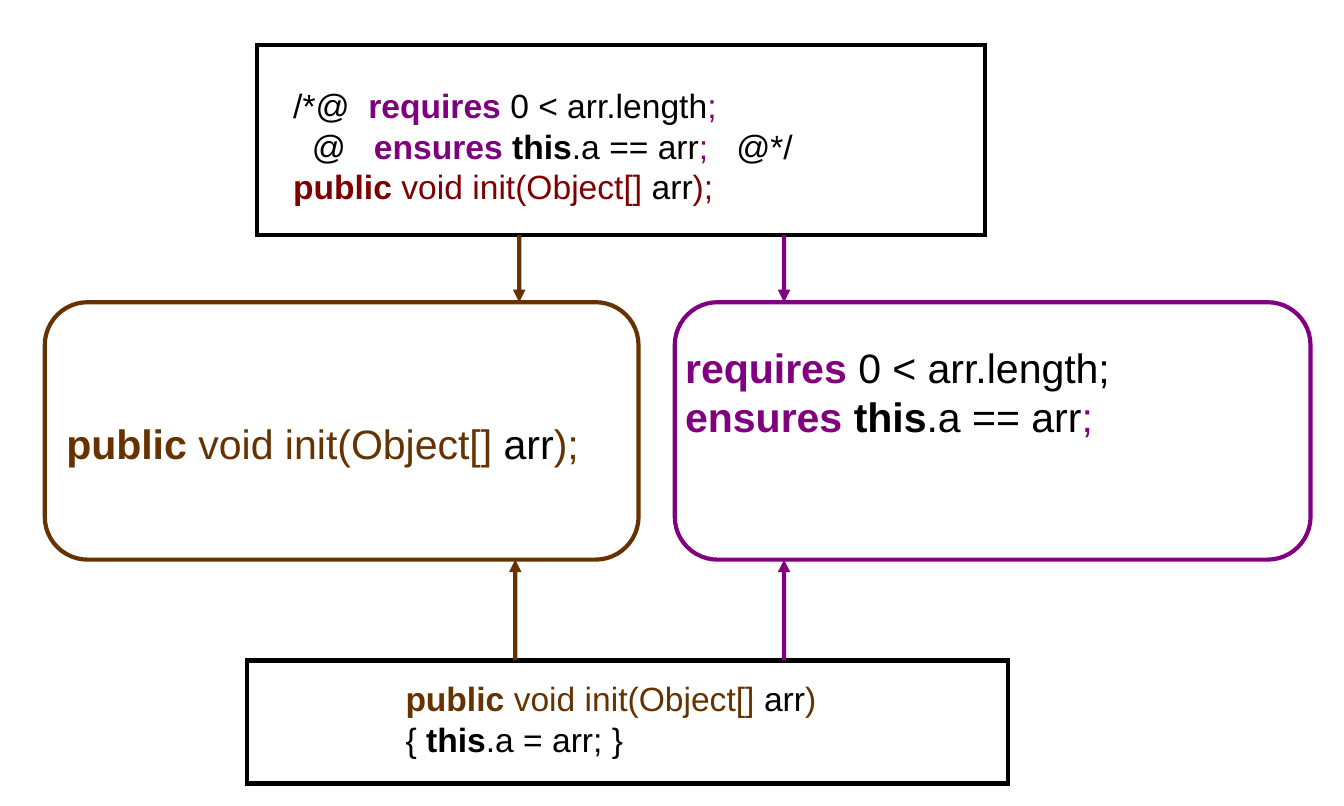
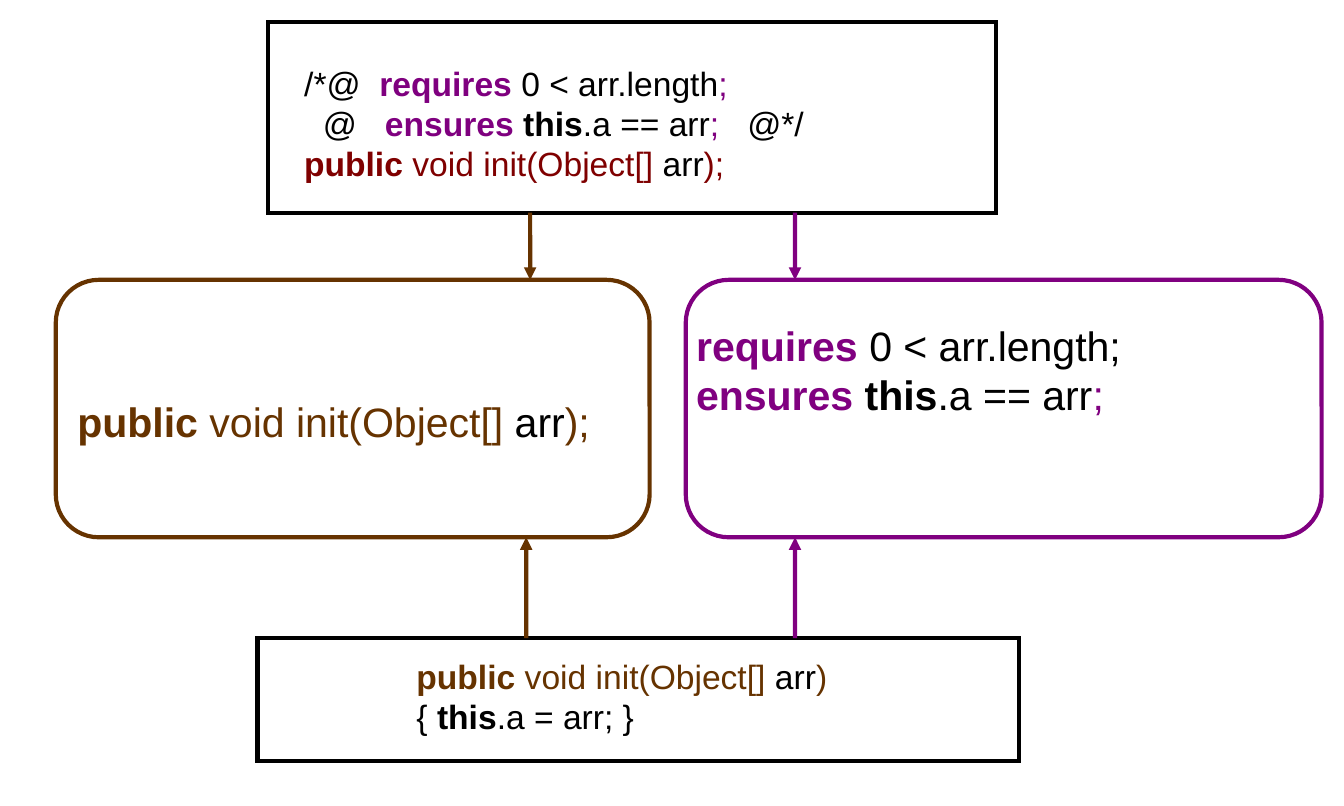
Before and after one commit to GaloisInc/ESCJava2, a slide deck: slide 2 of ESCTools/slides/CAV2007Tutorial/new-diagrams.ppt. Drawn at 1344x806 pixels with LibreOffice and Linux fonts; fonts in the diff are those of the drawing. Boxes give left, top, right and bottom in pixels: in the first picture for what was removed or moved away, otherwise in the second. Text is boxed around its words. In the diff, an @@ line names an element or a change of style, - is before the commit and + after.

```diff
--- a/ESCTools/slides/CAV2007Tutorial/new-diagrams.ppt
+++ b/ESCTools/slides/CAV2007Tutorial/new-diagrams.ppt
@@ 3 texts, 2 arrows, 1 rectangle: place and size @@
-3 texts, 2 arrows, 1 rectangle at box(66, 235, 1110, 785)
+3 texts, 2 arrows, 1 rectangle at box(77, 212, 1121, 762)
@@ 2 rounded rectangles, 2 arrows, 1 text, 1 rectangle: place and size @@
-2 rounded rectangles, 2 arrows, 1 text, 1 rectangle at box(44, 44, 1310, 661)
+2 rounded rectangles, 2 arrows, 1 text, 1 rectangle at box(55, 23, 1321, 638)
```
Also in this commit, not shown: 14 other slides changed, 3 slides added, 1 slide removed, 39 other files.
